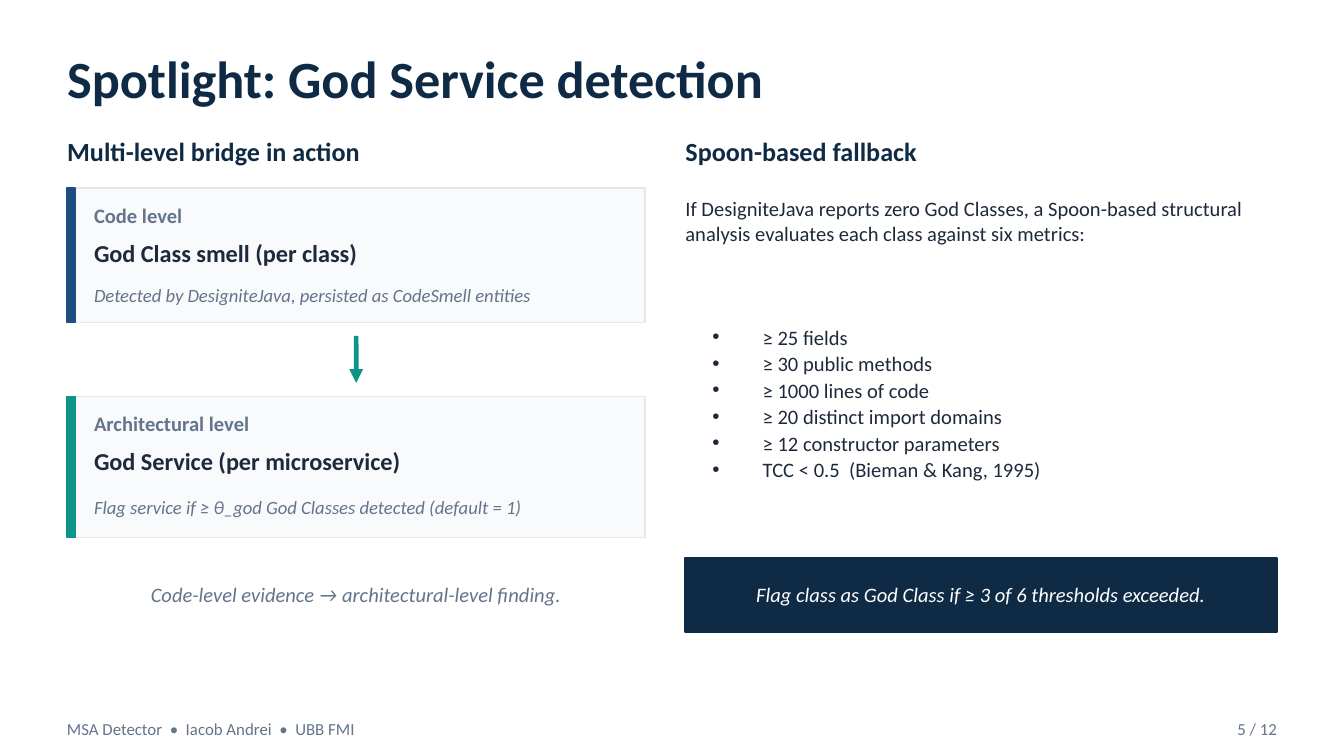
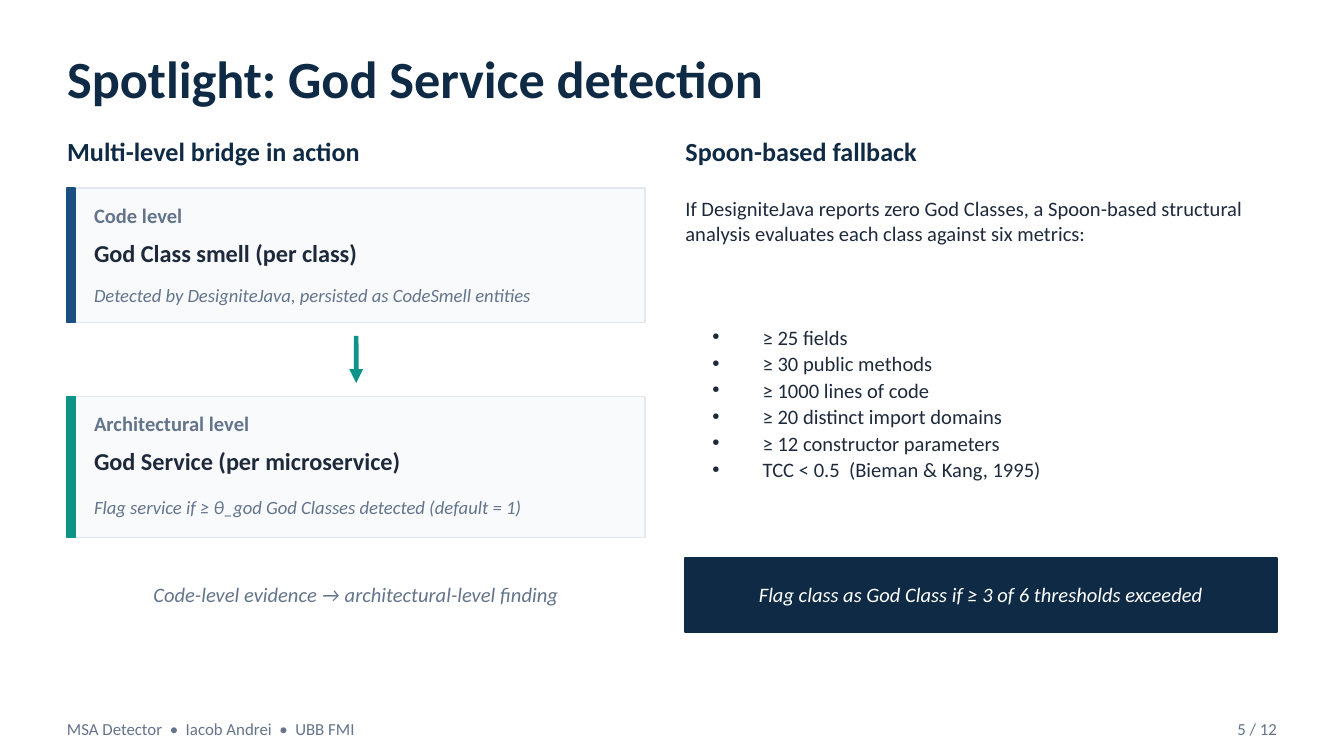
Before and after one commit to andrei45635/dissertation_backend, a slide deck: slide 5 of thesis/presentation/MSA_Detector_Defense.pptx. Drawn at 1344x756 pixels with LibreOffice and Linux fonts; fonts in the diff are those of the drawing. Boxes give left, top, right and bottom in pixels: in the first picture for what was removed or moved away, otherwise in the second. Text is boxed around its words. In the diff, an @@ line names an element or a change of style, - is before the commit and + after.

```diff
--- a/thesis/presentation/MSA_Detector_Defense.pptx
+++ b/thesis/presentation/MSA_Detector_Defense.pptx
@@ text at [153, 588, 558, 606]: text changed @@
-Code-level evidence → architectural-level finding.
+Code-level evidence → architectural-level finding
@@ text at [759, 587, 1202, 606]: text changed @@
-Flag class as God Class if ≥ 3 of 6 thresholds exceeded.
+Flag class as God Class if ≥ 3 of 6 thresholds exceeded
```
Also in this commit, not shown: 9 other slides changed, 7 other files.
